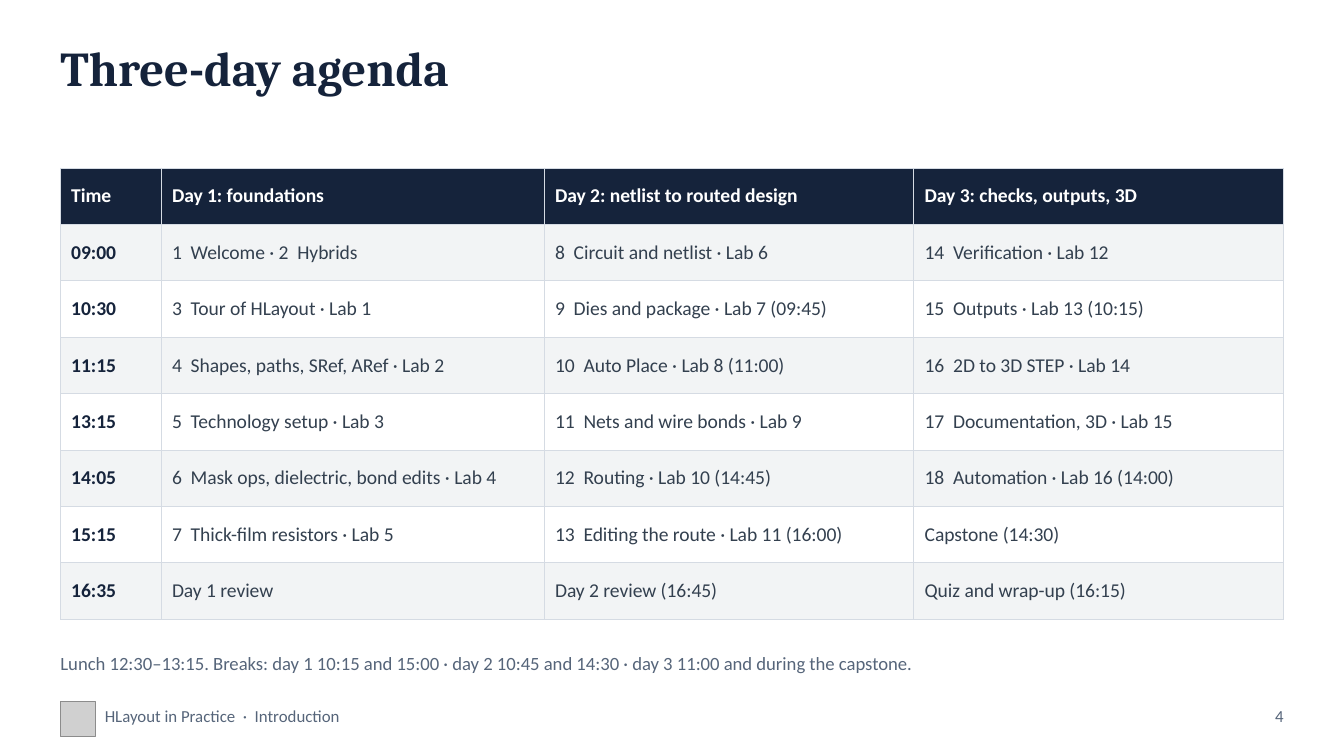
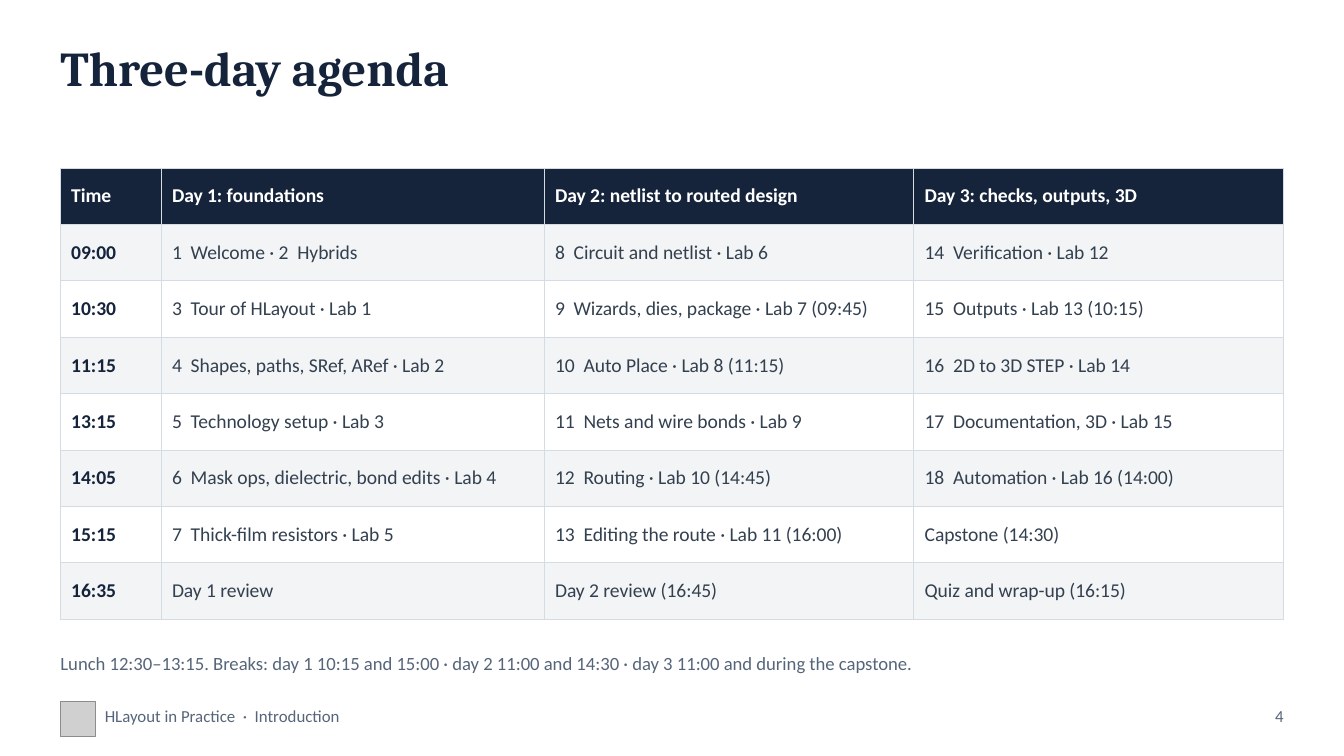
Before and after one commit to alvinmb/Hlayout, a slide deck: slide 4 of training/HLayout_Training_ALU8.pptx. Drawn at 1344x756 pixels with LibreOffice and Linux fonts; fonts in the diff are those of the drawing; grey boxes stand for pictures. Boxes give left, top, right and bottom in pixels: in the first picture for what was removed or moved away, otherwise in the second. Text is boxed around its words. In the diff, an @@ line names an element or a change of style, - is before the commit and + after.

```diff
--- a/training/HLayout_Training_ALU8.pptx
+++ b/training/HLayout_Training_ALU8.pptx
@@ table at bbox=[60, 168, 1284, 604] @@
-row 3, column 3: 9 Dies and package · Lab 7 (09:45)
+row 3, column 3: 9 Wizards, dies, package · Lab 7 (09:45)
-row 4, column 3: 10 Auto Place · Lab 8 (11:00)
+row 4, column 3: 10 Auto Place · Lab 8 (11:15)
@@ text at bbox=[60, 657, 912, 673]: text changed @@
-Lunch 12:30–13:15. Breaks: day 1 10:15 and 15:00 · day 2 10:45 and 14:30 · day 3 11:00 and during the capstone.
+Lunch 12:30–13:15. Breaks: day 1 10:15 and 15:00 · day 2 11:00 and 14:30 · day 3 11:00 and during the capstone.
```
Also in this commit, not shown: 53 other slides changed, 3 slides added, 11 other files.
